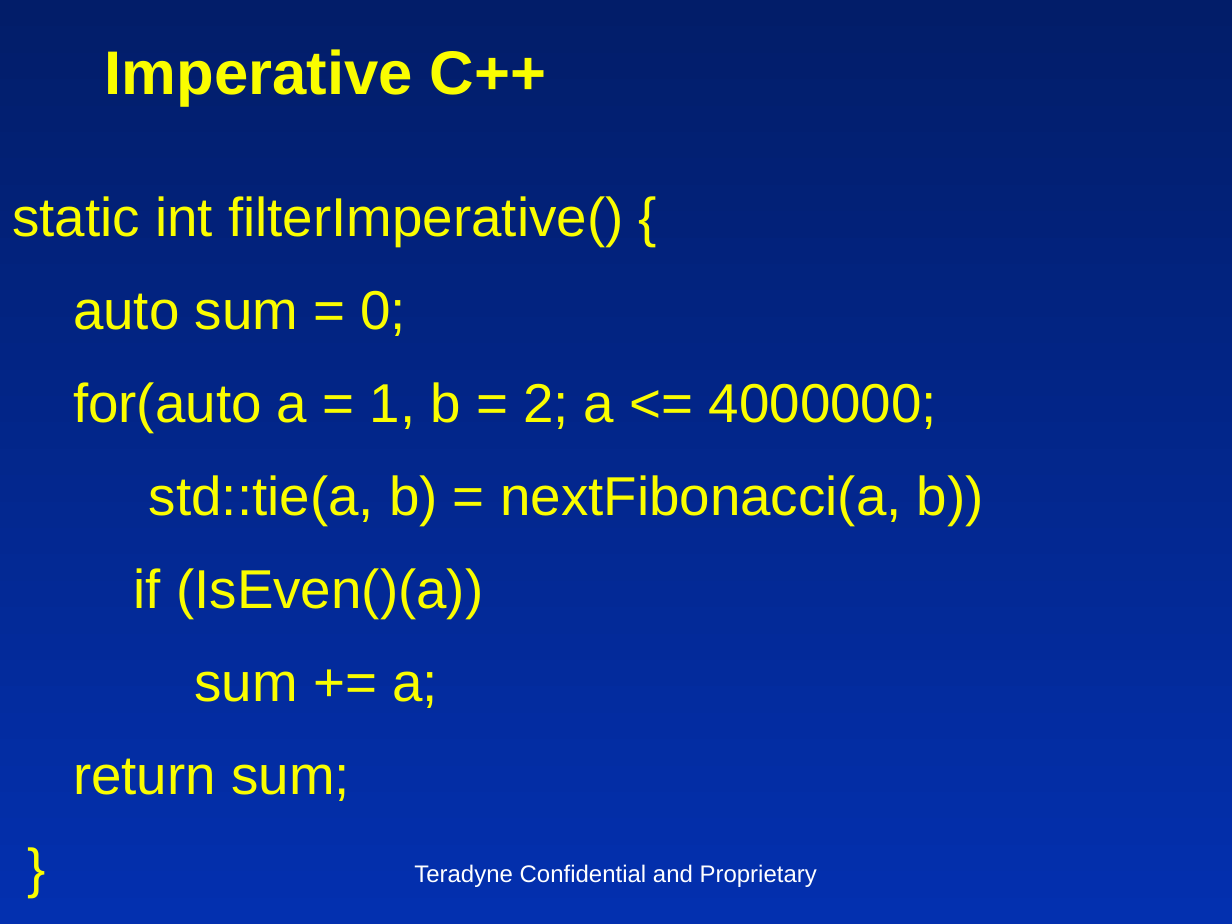
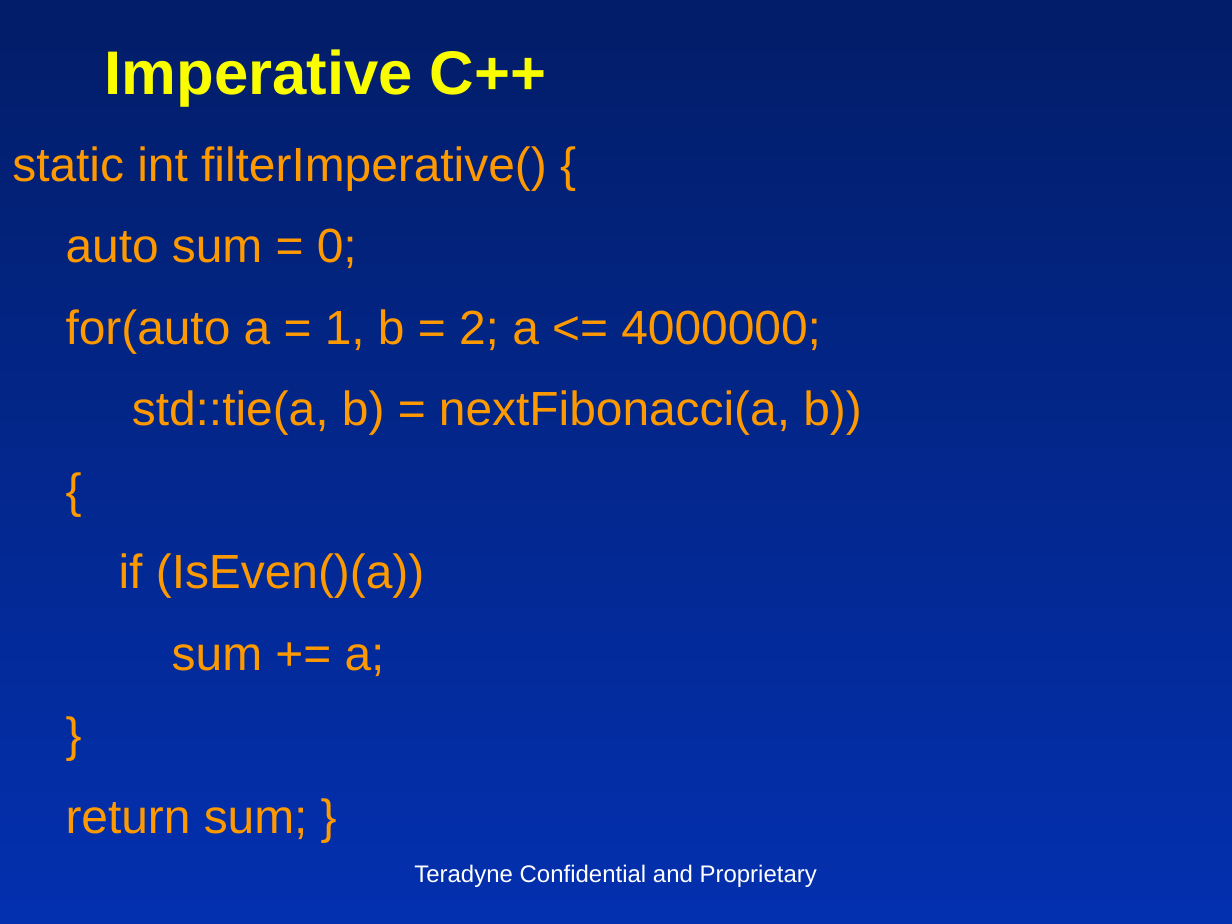
Before and after one commit to insideoutclub/Euler, a slide deck: slide 16 of FiveEasyPieces2.pptx. Drawn at 1232x924 pixels with LibreOffice and Linux fonts; fonts in the diff are those of the drawing. Boxes give left, top, right and bottom in pixels: in the first picture for what was removed or moved away, otherwise in the second. Text is boxed around its words. In the diff, an @@ line names an element or a change of style, - is before the commit and + after.

```diff
--- a/FiveEasyPieces2.pptx
+++ b/FiveEasyPieces2.pptx
@@ text at (x1=12, y1=146, x2=862, y2=839): paragraph added @@
+{
@@ text "static int filterImperative() {" moved from (x1=12, y1=196, x2=984, y2=801) to (x1=12, y1=146, x2=862, y2=839) @@
@@ text at (x1=12, y1=146, x2=862, y2=676): size 32 to 28 pt, text colour #FAFD00 to #FF9900 @@
@@ text at (x1=73, y1=758, x2=350, y2=801): paragraph removed @@
-return sum;
@@ text at (x1=66, y1=802, x2=308, y2=839): paragraph added @@
+return sum; }
```
Also in this commit, not shown: 15 other slides changed, 1 other file.
